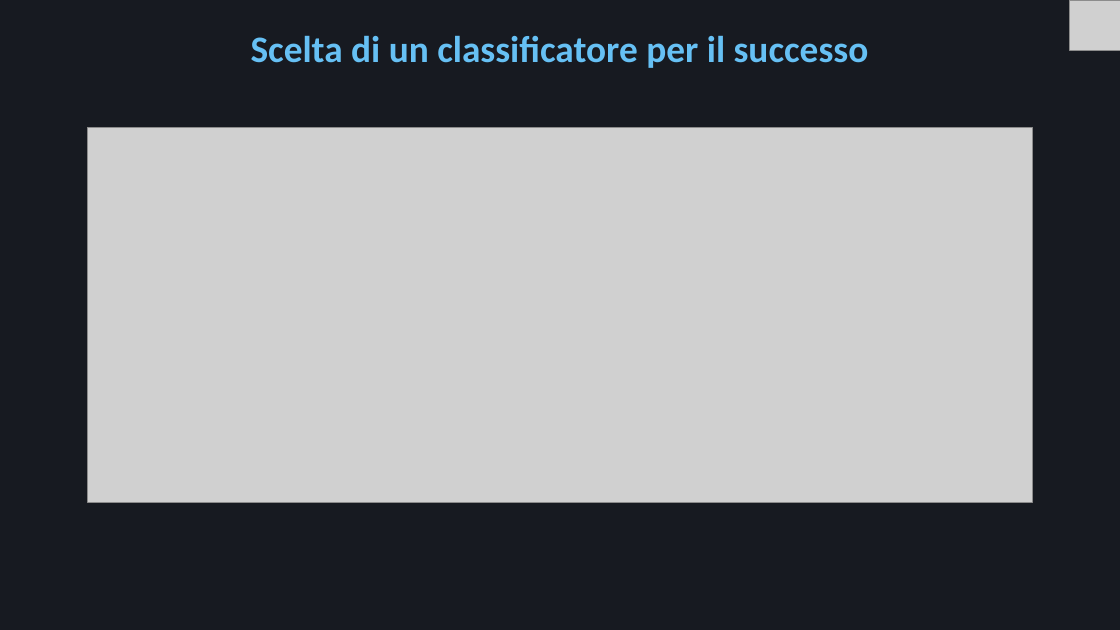
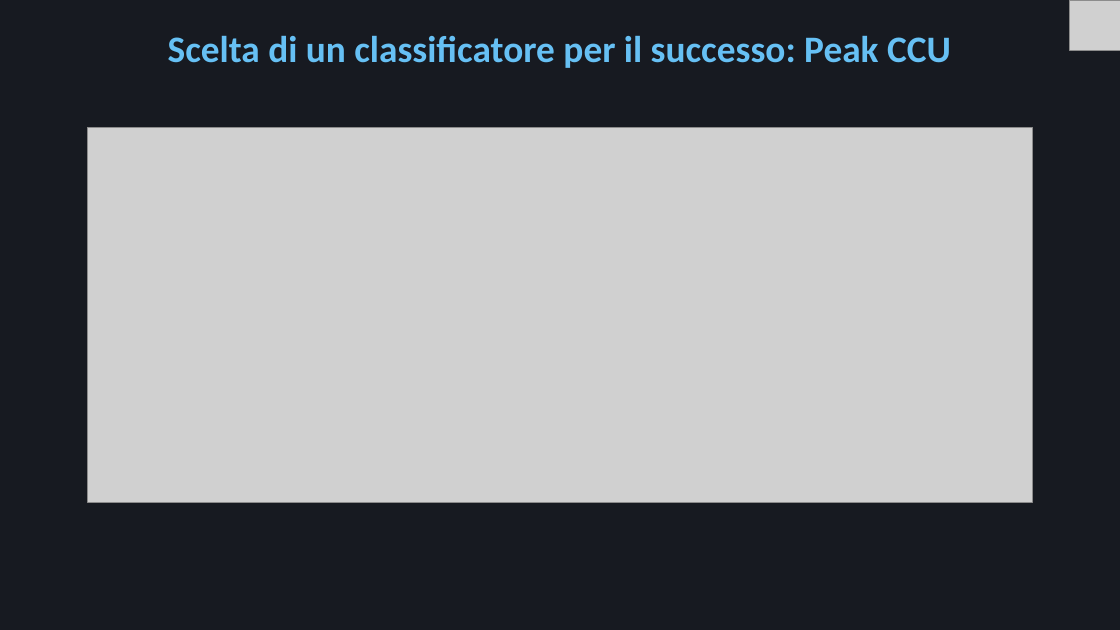
Before and after one commit to Mora11231/VisualizzazioneScientifica, a slide deck: slide 14 of Steam.pptx. Drawn at 1120x630 pixels with LibreOffice and Linux fonts; fonts in the diff are those of the drawing; grey boxes stand for pictures. Boxes give left, top, right and bottom in pixels: in the first picture for what was removed or moved away, otherwise in the second. Text is boxed around its words. In the diff, an @@ line names an element or a change of style, - is before the commit and + after.

```diff
--- a/Steam.pptx
+++ b/Steam.pptx
@@ title at (168, 35, 951, 68): text changed @@
-Scelta di un classificatore per il successo
+Scelta di un classificatore per il successo: Peak CCU
```
Also in this commit, not shown: 4 other slides changed, 7 slides added.
